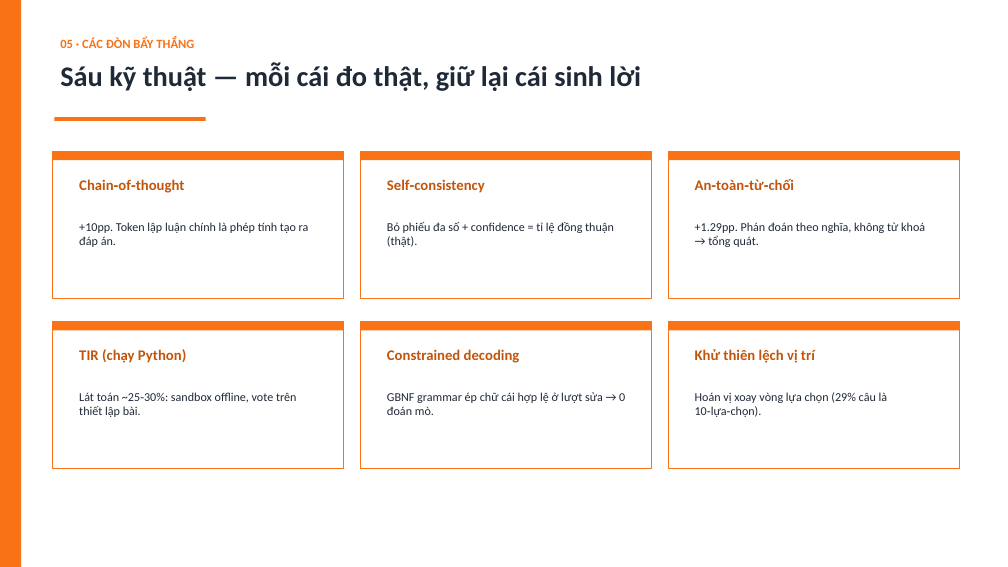
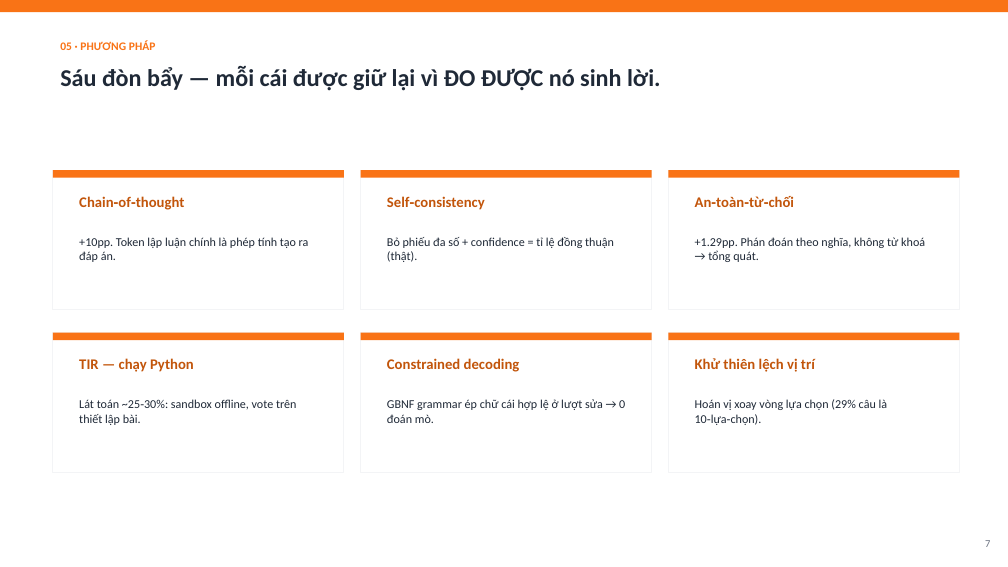
Before and after one commit to meiiie/bang_c, a slide deck: slide 7 of docs/Neko-Core-Thuyet-minh-phuong-phap.pptx (slide 6 before the commit). Drawn at 1008x567 pixels with LibreOffice and Linux fonts; fonts in the diff are those of the drawing. Boxes give left, top, right and bottom in pixels: in the first picture for what was removed or moved away, otherwise in the second. Text is boxed around its words. In the diff, an @@ line names an element or a change of style, - is before the commit and + after.

```diff
--- a/docs/Neko-Core-Thuyet-minh-phuong-phap.pptx
+++ b/docs/Neko-Core-Thuyet-minh-phuong-phap.pptx
@@ rectangle removed at [0, 0, 21, 567] @@
@@ rectangle added at [0, 0, 1008, 12], fill #F97316 @@
@@ text at [60, 40, 156, 50]: text changed; size 12 to 11 pt @@
-05 · CÁC ĐÒN BẨY THẮNG
+05 · PHƯƠNG PHÁP
@@ text at [60, 66, 661, 91]: text changed; size 27 to 23 pt @@
-Sáu kỹ thuật — mỗi cái đo thật, giữ lại cái sinh lời
+Sáu đòn bẩy — mỗi cái được giữ lại vì ĐO ĐƯỢC nó sinh lời.
@@ rectangle removed at [54, 117, 206, 121] @@
@@ rectangle: place and size @@
-rectangle at [53, 151, 344, 299]
+rectangle at [53, 170, 344, 310]
@@ rectangle: place and size @@
-rectangle at [361, 151, 652, 299]
+rectangle at [361, 170, 652, 310]
@@ 3 rectangles: place and size @@
-3 rectangles at [53, 151, 960, 160]
+3 rectangles at [53, 170, 960, 178]
@@ outline #F97316 1 pt to #F3F4F6 1 pt in 6 elements at [53, 333, 344, 473], [361, 333, 652, 473], [668, 333, 960, 473], [53, 170, 344, 310], [361, 170, 652, 310], [668, 170, 960, 310] @@
@@ rectangle: place and size @@
-rectangle at [668, 151, 960, 299]
+rectangle at [668, 170, 960, 310]
@@ text "Chain‑of‑thought": place and size @@
-text "Chain‑of‑thought" at [79, 179, 185, 193]
+text "Chain‑of‑thought" at [79, 196, 185, 210]
@@ text "Self‑consistency": place and size @@
-text "Self‑consistency" at [387, 179, 484, 193]
+text "Self‑consistency" at [387, 196, 484, 210]
@@ more space between paragraphs in 11 elements at [79, 399, 296, 425], [387, 399, 625, 423], [695, 399, 888, 425], [387, 358, 520, 372], [695, 358, 815, 372], [79, 237, 309, 262], [387, 237, 614, 262], [695, 237, 925, 262], [79, 196, 185, 210], [387, 196, 484, 210], [695, 196, 795, 207] @@
@@ text "An‑toàn‑từ‑chối": place and size @@
-text "An‑toàn‑từ‑chối" at [695, 179, 795, 190]
+text "An‑toàn‑từ‑chối" at [695, 196, 795, 207]
@@ 3 texts: place and size @@
-3 texts at [79, 222, 925, 247]
+3 texts at [79, 237, 925, 262]
@@ rectangle: place and size @@
-rectangle at [53, 321, 344, 469]
+rectangle at [53, 333, 344, 473]
@@ text at [79, 358, 194, 372]: text changed @@
-TIR (chạy Python)
+TIR — chạy Python
@@ rectangle: place and size @@
-rectangle at [361, 321, 652, 469]
+rectangle at [361, 333, 652, 473]
@@ text "Constrained decoding": place and size @@
-text "Constrained decoding" at [387, 349, 520, 363]
+text "Constrained decoding" at [387, 358, 520, 372]
@@ 3 rectangles: place and size @@
-3 rectangles at [53, 321, 960, 330]
+3 rectangles at [53, 333, 960, 340]
@@ rectangle: place and size @@
-rectangle at [668, 321, 960, 469]
+rectangle at [668, 333, 960, 473]
@@ text "Khử thiên lệch vị trí": place and size @@
-text "Khử thiên lệch vị trí" at [695, 349, 815, 363]
+text "Khử thiên lệch vị trí" at [695, 358, 815, 372]
@@ 3 texts: place and size @@
-3 texts at [79, 392, 888, 417]
+3 texts at [79, 399, 888, 425]
@@ text added at [985, 540, 990, 547], 10 pt, text #6B7280 @@
+7
```
Also in this commit, not shown: 9 other slides changed, 3 slides added, 2 slides removed, 1 other file.
